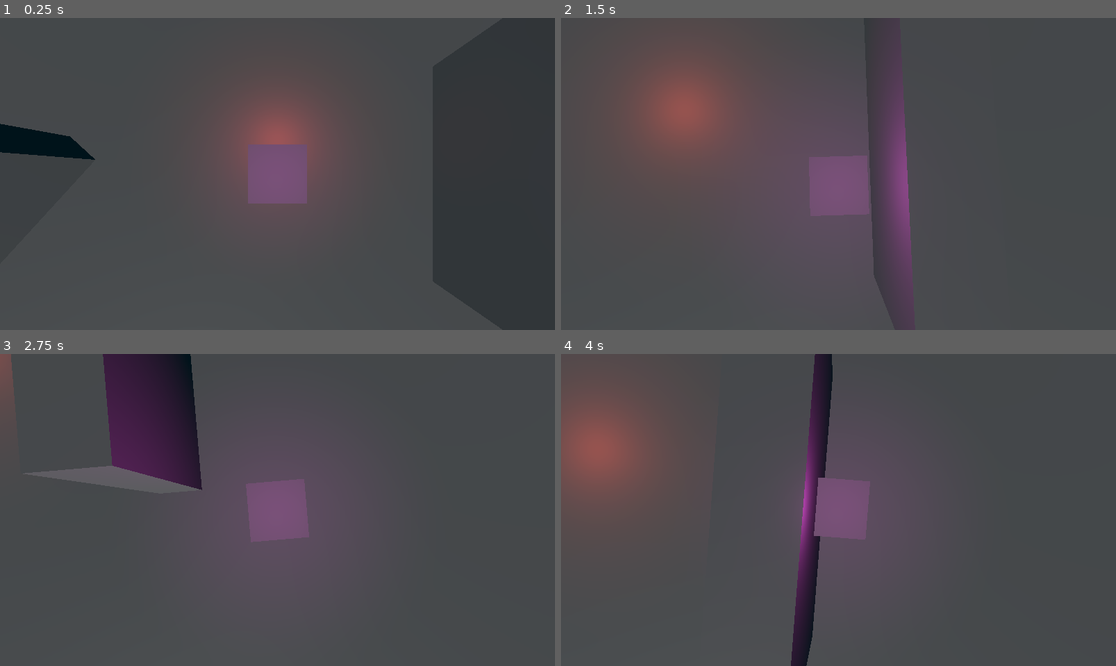
Above: before the commit, frames 1-4 (two rows, left to right).
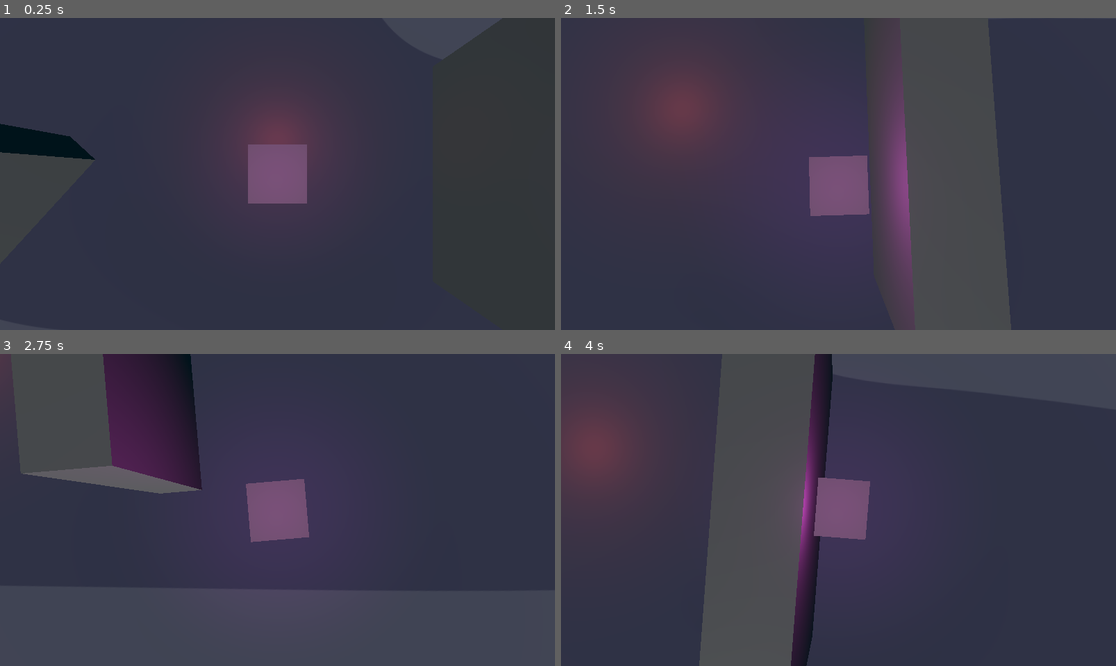
Above: after the commit, the same moments.

Repository: MrMinimal/ggj-2025
Game: Godot game, scene res://main.tscn
The game is run twice, just before and just after one commit, with the same random seed, the same clock (stepped at 60 frames per second) and the same inputs.
Inputs:
- Up to frame 1 (0.25 s): no input
- Up to frame 2 (1.5 s): hold D (move_right) 0.53-1.28 s; hold S (move_backward) from 1.28 s (still down)
- Up to frame 3 (2.75 s): release S (move_backward) at 2.03 s; hold D (move_right) from 2.03 s (still down)
- Up to frame 4 (4 s): release D (move_right) at 2.78 s; hold W (move_forward) 2.78-3.53 s; hold A (move_left) from 3.53 s (still down)

The runs differ from the first frame. In frame 1, 37% of the frame differs, in the area x 0-78%, y 13-100%; in frame 2, 42%; in frame 3, 21%; in frame 4, 42%, in the area x 0-76%, y 0-100%.

Commit message:
Change background from level 0

Diff:
--- a/scenes/level_0/level_0.tscn
+++ b/scenes/level_0/level_0.tscn
@@ -1,6 +1,10 @@
-[gd_scene load_steps=3 format=3 uid="uid://djmtmce8pftpl"]
+[gd_scene load_steps=5 format=3 uid="uid://djmtmce8pftpl"]
 
 [ext_resource type="PackedScene" uid="uid://ynqur6rwkslu" path="res://cube_collision.tscn" id="1_epnma"]
+[ext_resource type="Texture2D" uid="uid://bahf0ns1li3pr" path="res://assets/Untergrund.png" id="1_iwtyf"]
+
+[sub_resource type="StandardMaterial3D" id="StandardMaterial3D_7nfv4"]
+albedo_texture = ExtResource("1_iwtyf")
 
 [sub_resource type="BoxShape3D" id="BoxShape3D_iwtyf"]
 
@@ -9,6 +13,7 @@
 [node name="CSGBox3D" type="CSGBox3D" parent="."]
 transform = Transform3D(100, 0, 0, 0, 1, 0, 0, 0, 100, 0, 0, 0)
 size = Vector3(1, 0.25293, 1)
+material = SubResource("StandardMaterial3D_7nfv4")
 
 [node name="StaticBody3D" type="StaticBody3D" parent="CSGBox3D"]
 
Not shown, added: assets/Untergrund.png.import
